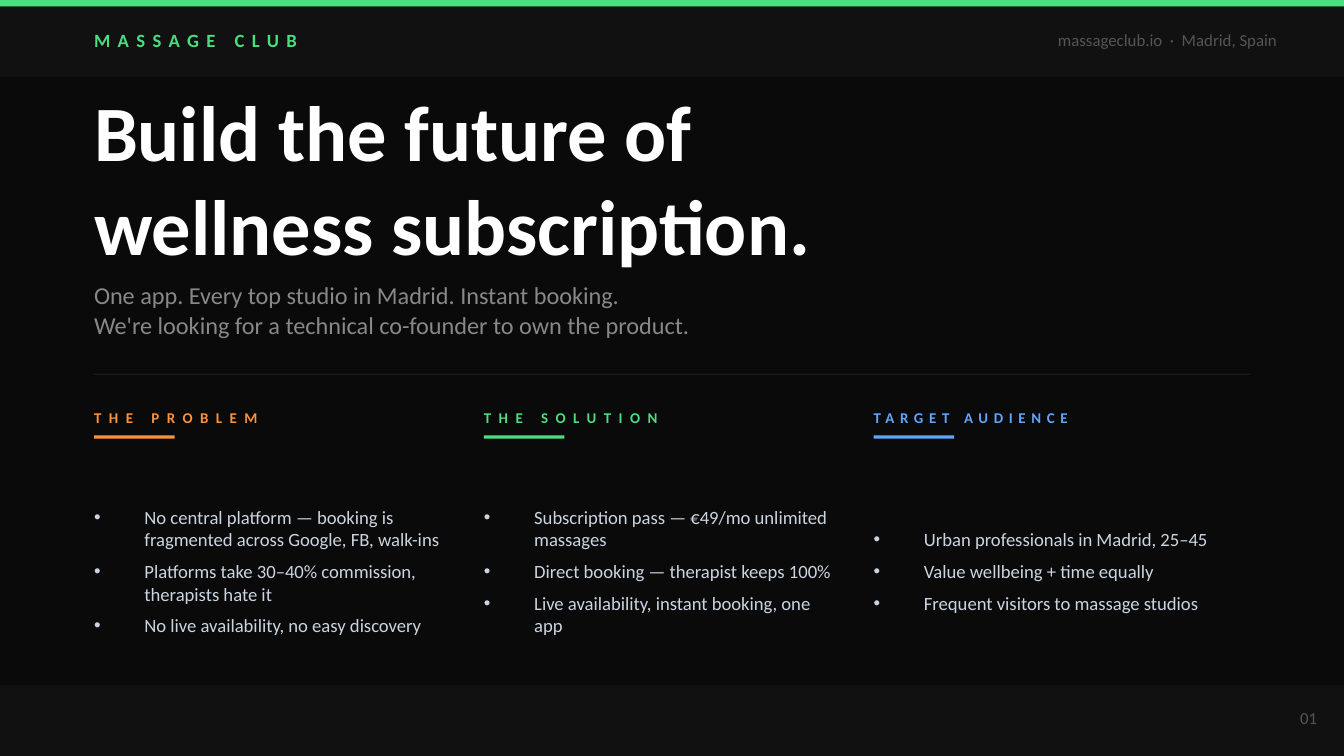
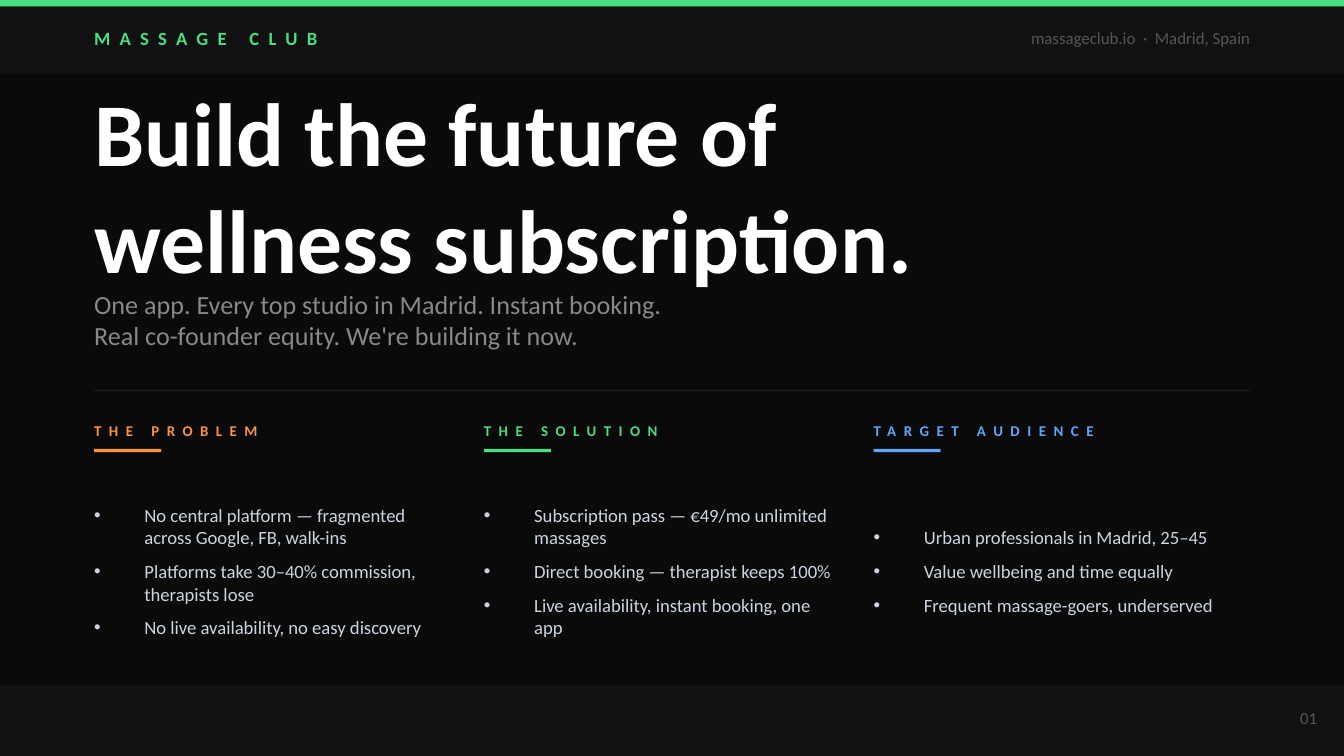
Before and after one commit to jordanjayhays-cpu/your-massage-pass, a slide deck: slide 1 of massage_club_cofounder_deck.pptx. Drawn at 1344x756 pixels with LibreOffice and Linux fonts; fonts in the diff are those of the drawing. Boxes give left, top, right and bottom in pixels: in the first picture for what was removed or moved away, otherwise in the second. Text is boxed around its words. In the diff, an @@ line names an element or a change of style, - is before the commit and + after.

```diff
--- a/massage_club_cofounder_deck.pptx
+++ b/massage_club_cofounder_deck.pptx
@@ text "MASSAGE CLUB" at (x1=94, y1=19, x2=497, y2=56): letter spacing 4 to 5 pt @@
@@ text "massageclub.io · Madrid, Spain" moved from (x1=1058, y1=34, x2=1277, y2=49) to (x1=1031, y1=32, x2=1250, y2=47) @@
@@ text "Build the future of" at (x1=94, y1=103, x2=912, y2=287): size 42 to 48 pt @@
@@ text at (x1=94, y1=296, x2=661, y2=319): size 13 to 14 pt in "One app. Every top studio in Madrid. ..." @@
@@ text "One app. Every top studio ..." moved from (x1=94, y1=287, x2=689, y2=338) to (x1=94, y1=296, x2=661, y2=350) @@
@@ text at (x1=94, y1=327, x2=578, y2=350): text changed; size 13 to 14 pt @@
-We're looking for a technical co-founder to own the product.
+Real co-founder equity. We're building it now.
@@ 2 texts, 1 rectangle moved together from (x1=94, y1=317, x2=1250, y2=434) to (x1=94, y1=390, x2=1250, y2=448) @@
@@ text "TARGET AUDIENCE" at (x1=874, y1=414, x2=1223, y2=448): letter spacing 3 to 4 pt @@
@@ rectangle resized from (x1=94, y1=435, x2=175, y2=439) to (x1=94, y1=449, x2=161, y2=453) @@
@@ rectangle resized from (x1=484, y1=435, x2=564, y2=439) to (x1=484, y1=449, x2=551, y2=453) @@
@@ rectangle resized from (x1=874, y1=435, x2=954, y2=439) to (x1=874, y1=449, x2=941, y2=453) @@
@@ text "Subscription pass — €49/mo unlimited ..." at (x1=534, y1=509, x2=831, y2=637): more space between paragraphs @@
@@ text at (x1=144, y1=509, x2=416, y2=604): text changed @@
-• No central platform — booking is fragmented across Google, FB, walk-ins
-• Platforms take 30–40% commission, therapists hate it
+• No central platform — fragmented across Google, FB, walk-ins
+• Platforms take 30–40% commission, therapists lose
@@ text at (x1=924, y1=531, x2=1207, y2=547): more space between paragraphs @@
@@ text at (x1=924, y1=565, x2=1213, y2=615): text changed @@
-• Value wellbeing + time equally
-• Frequent visitors to massage studios
+• Value wellbeing and time equally
+• Frequent massage-goers, underserved
@@ text at (x1=144, y1=621, x2=421, y2=637): more space between paragraphs @@
```
Also in this commit, not shown: 2 other slides changed.
